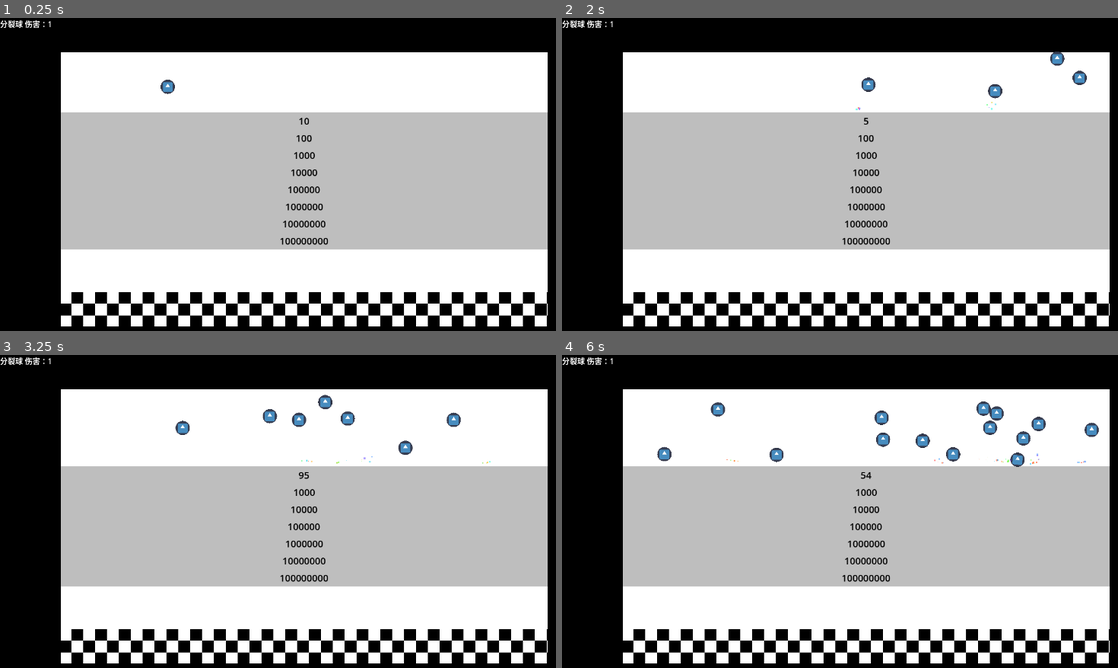
Above: before the commit, frames 1-4 (two rows, left to right).
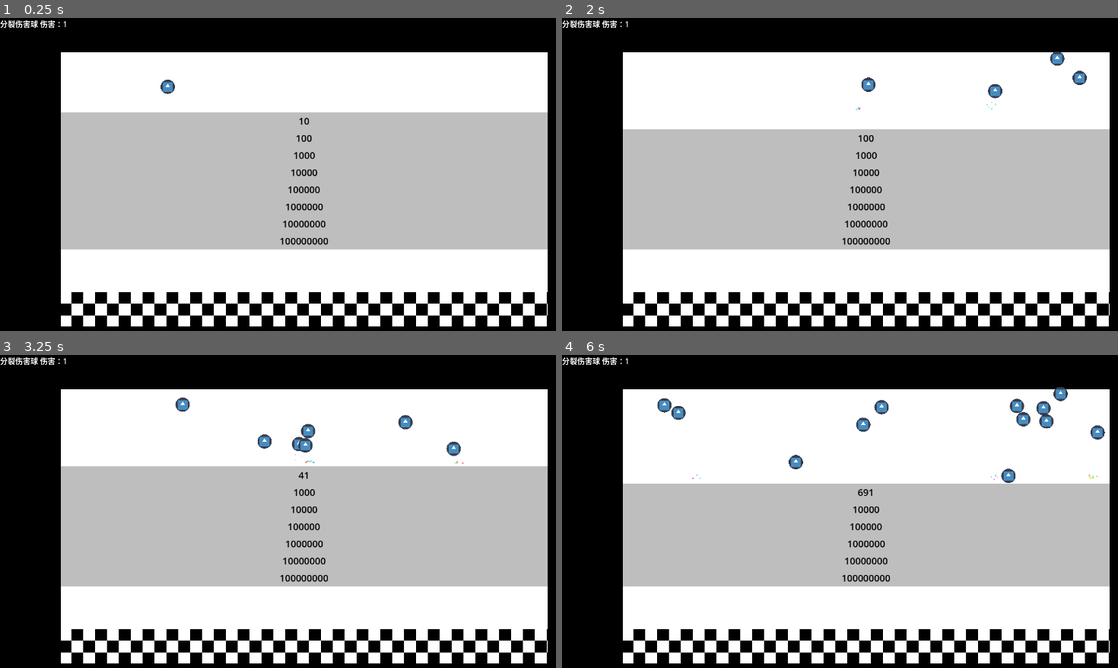
Above: after the commit, the same moments.

Repository: Rundll86/fallingballs
Game: Godot game, scene res://components/World.tscn
Two runs of this game, one before a commit and one after it. Both use one fixed random seed, a clock stepped at 60 frames per second and the inputs below. The engine's default icon, where the game draws it, is replaced by a stand-in: a white triangle on a blue panel in a dark square.
Inputs:
- Up to frame 1 (0.25 s): no input
- Up to frame 2 (2 s): no input
- Up to frame 3 (3.25 s): no input
- Up to frame 4 (6 s): no input

The runs differ from the first frame. In frame 1, 0.1% of the frame differs, in the area x 2-12%, y 0-4%; in frame 2, 4.8%; in frame 3, 1.5%; in frame 4, 7.3%, in the area x 2-99%, y 0-46%.

Commit message:
refactor(球类伤害计算): 将伤害计算逻辑统一到getDamage方法中
重构球类伤害计算方式，移除直接设置的damage属性，改为通过getDamage方法动态计算伤害值
- DamageBall和SplitBall实现各自的getDamage逻辑
- 更新场景文件中的displayName和伤害计算相关属性
- 统一通过getDamage方法获取伤害值，提高代码可维护性

Diff:
--- a/components/Scenes/Balls/SplitBall.tscn
+++ b/components/Scenes/Balls/SplitBall.tscn
@@ -7,9 +7,8 @@
 radius = 15.0
 
 [node name="Ball" instance=ExtResource("1_2e1lw")]
-collision_layer = 1
 script = ExtResource("2_kegkv")
-displayName = "分裂球"
+displayName = "分裂伤害球"
 damage = 1.0
 
 [node name="trail" parent="." index="1"]
@@ -17,3 +16,6 @@
 
 [node name="hitbox" parent="." index="2"]
 shape = SubResource("CircleShape2D_cwuqw")
+
+[node name="mask" parent="." index="3"]
+polygon = PackedVector2Array(15, 0, 14.7118, 2.92635, 13.8582, 5.74025, 12.472, 8.33355, 10.6066, 10.6066, 8.33355, 12.472, 5.74025, 13.8582, 2.92636, 14.7118, -6.55671e-07, 15, -2.92635, 14.7118, -5.74025, 13.8582, -8.33355, 12.472, -10.6066, 10.6066, -12.472, 8.33355, -13.8582, 5.74025, -14.7118, 2.92635, -15, -1.31134e-06, -14.7118, -2.92635, -13.8582, -5.74025, -12.472, -8.33355, -10.6066, -10.6066, -8.33356, -12.472, -5.74025, -13.8582, -2.92636, -14.7118, 1.78873e-07, -15, 2.92636, -14.7118, 5.74025, -13.8582, 8.33355, -12.472, 10.6066, -10.6066, 12.472, -8.33355, 13.8582, -5.74025, 14.7118, -2.92635)
--- a/scripts/Contents/Balls/DamageBall.gd
+++ b/scripts/Contents/Balls/DamageBall.gd
@@ -4,5 +4,5 @@
 	var sqrt5 = sqrt(5)
 	var phi = (1 + sqrt5) / 2
 	return round(pow(phi, n) / sqrt5)
-func onAttack(_wall: WallBase):
-	damage = fibonacci(bounceTime + 1)
+func getDamage():
+	return fibonacci(bounceTime + 1)
--- a/scripts/Contents/Balls/SplitBall.gd
+++ b/scripts/Contents/Balls/SplitBall.gd
@@ -1,9 +1,12 @@
 extends BallBase
 
 var canDuplicate: bool = true
+
 func onAttack(_wall: WallBase):
 	if canDuplicate:
 		var cloned = duplicate()
 		get_parent().call_deferred("add_child", cloned)
 		cloned.position -= Vector2(0, radius * 2)
 	canDuplicate = false
+func getDamage():
+	return bounceTime * 5 + 1
--- a/scripts/Statemachines/BallBase.gd
+++ b/scripts/Statemachines/BallBase.gd
@@ -4,7 +4,6 @@
 
 @export var radius: float = 15
 @export var displayName: String = "未命名球"
-@export var damage: float = 0
 
 @onready var hitbox: CollisionShape2D = $"%hitbox"
 @onready var mask: Circle = $"%mask"
@@ -17,7 +16,7 @@
 	body_entered.connect(
 		func(body):
 			if body is WallBase:
-				body.takeDamage(damage, self)
+				body.takeDamage(getDamage(), self)
 				onAttack(body)
 				bounceTime += 1
 				playSound("attack")
@@ -39,7 +38,9 @@
 	await cloned.finished
 	cloned.queue_free()
 
+func getDamage():
+	return 1
 func onAttack(_wall: WallBase):
 	pass
 func applyInfo():
-	return "%s 伤害：%s" % [displayName, damage]
+	return "%s 伤害：%s" % [displayName, getDamage()]
